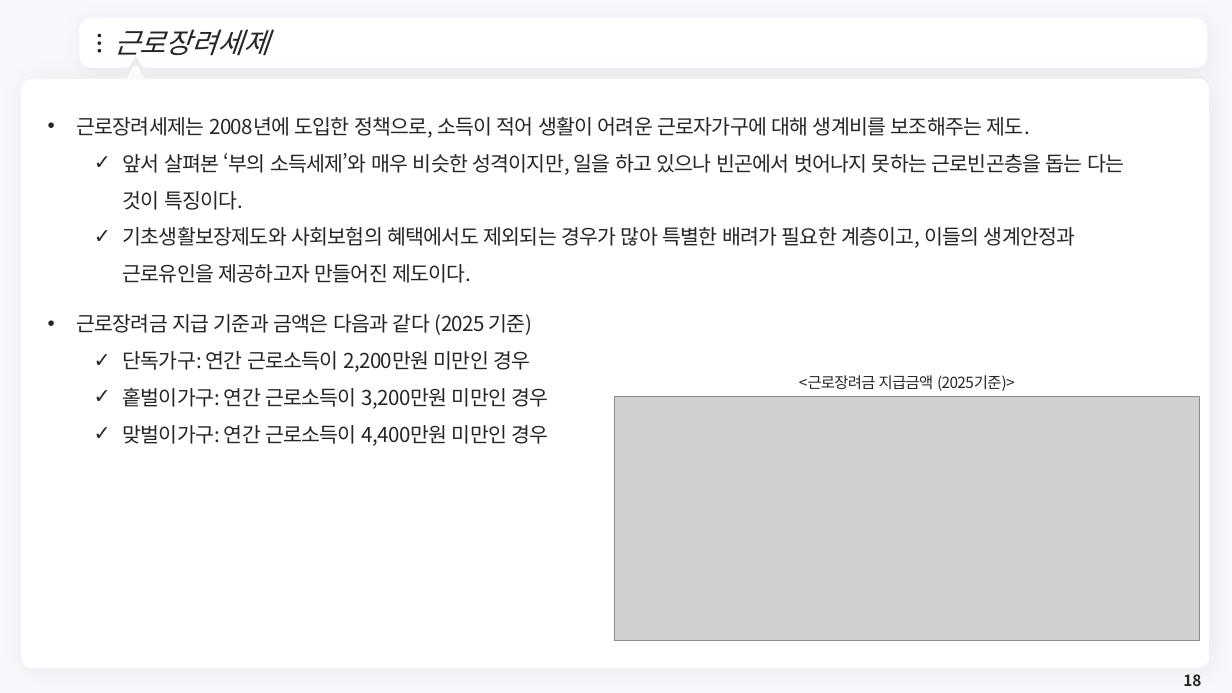
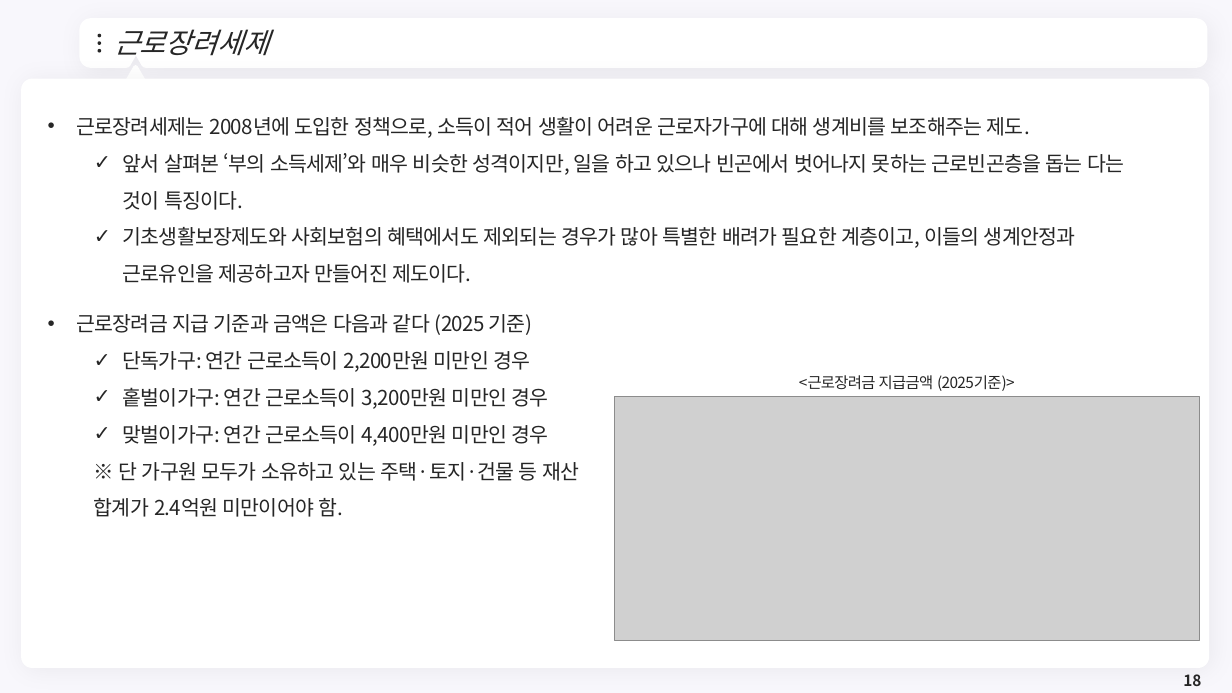
Before and after one commit to meandthey/Teaching, a slide deck: slide 18 of 재정학/01_Lectures/재정학_Chapter_9.pptx. Drawn at 1232x693 pixels with LibreOffice and Linux fonts; fonts in the diff are those of the drawing; grey boxes stand for pictures; background and template pictures are left out. Boxes give left, top, right and bottom in pixels: in the first picture for what was removed or moved away, otherwise in the second. Text is boxed around its words. In the diff, an @@ line names an element or a change of style, - is before the commit and + after.

```diff
--- a/재정학/01_Lectures/재정학_Chapter_9.pptx
+++ b/재정학/01_Lectures/재정학_Chapter_9.pptx
@@ text at (94, 462, 579, 517): paragraph added @@
+  ※ 단 가구원 모두가 소유하고 있는 주택·토지·건물 등 재산 합계가 2.4억원 미만이어야 함.
```
Also in this commit, not shown: 3 other slides changed, 1 other file.
